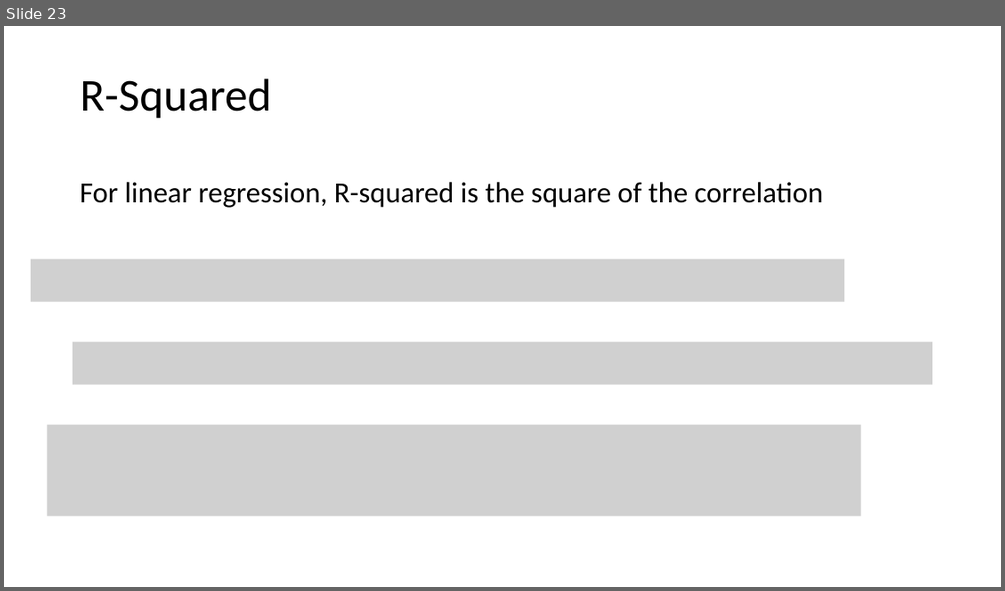
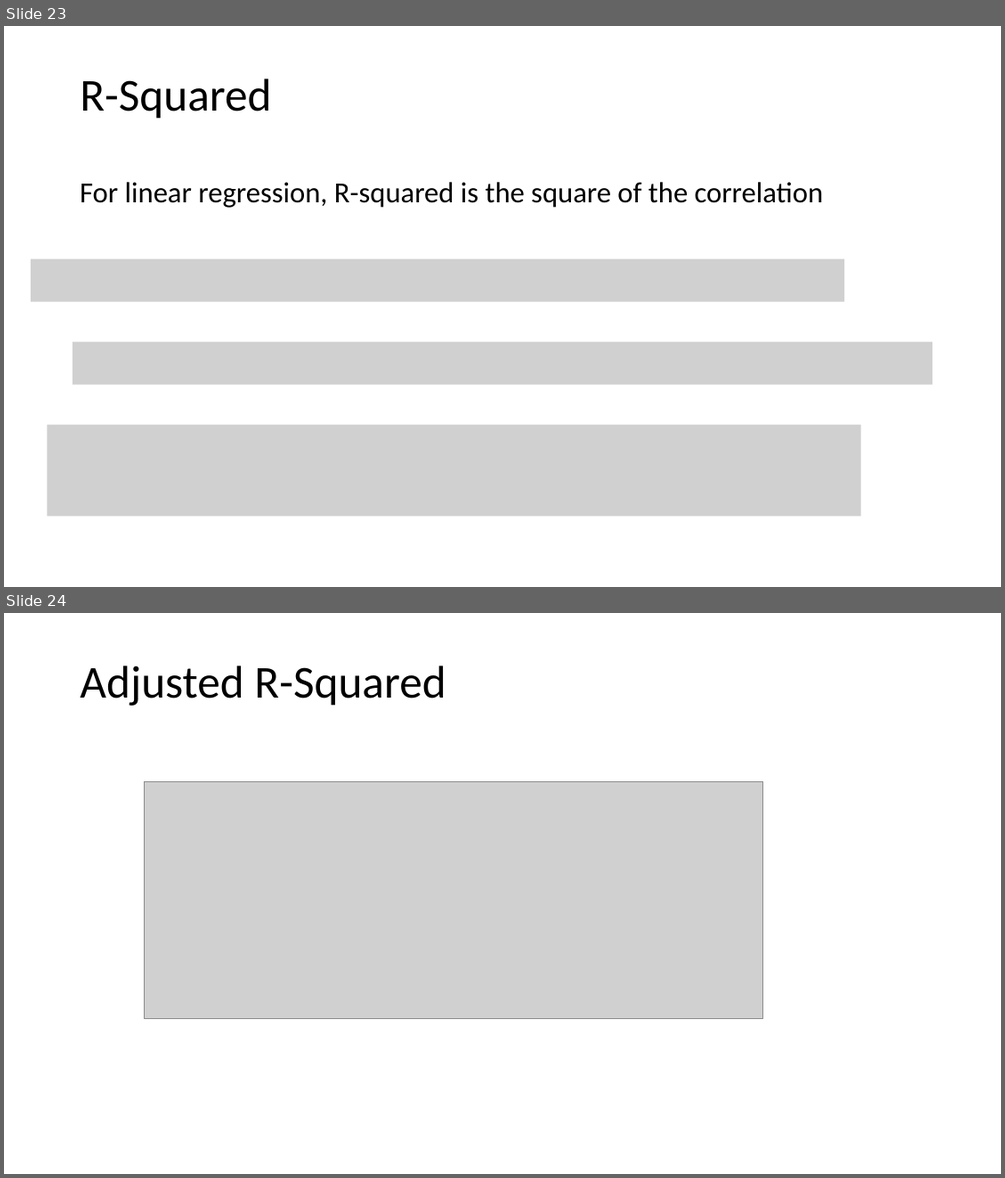
Before and after one commit to tianzheng4/tianzheng4.github.io, a slide deck: _umkc-teaching/slides/Lecture3.pptx. Shown one above the other, each under a label of ours: slide 23 before the commit, slides 23 and 24 after it. The pictures are 1005x591 and 1005x1178 pixels, drawn with LibreOffice and Linux fonts; fonts in the diff are those of the drawing; grey boxes stand for pictures. Boxes give left, top, right and bottom in pixels: in the first picture for what was removed or moved away, otherwise in the second. Text is boxed around its words. In the diff, an @@ line names an element or a change of style, - is before the commit and + after.

```diff
--- a/_umkc-teaching/slides/Lecture3.pptx
+++ b/_umkc-teaching/slides/Lecture3.pptx
@@ slide 24 added at <box>4,613,1001,1174</box>, background #FFFFFF @@
@@ title added at <box>80,666,445,706</box>, 44 pt, text #000000 @@
+Adjusted R-Squared
@@ picture added at <box>144,781,763,1018</box> @@
```
Also in this commit, not shown: 9 other files.
